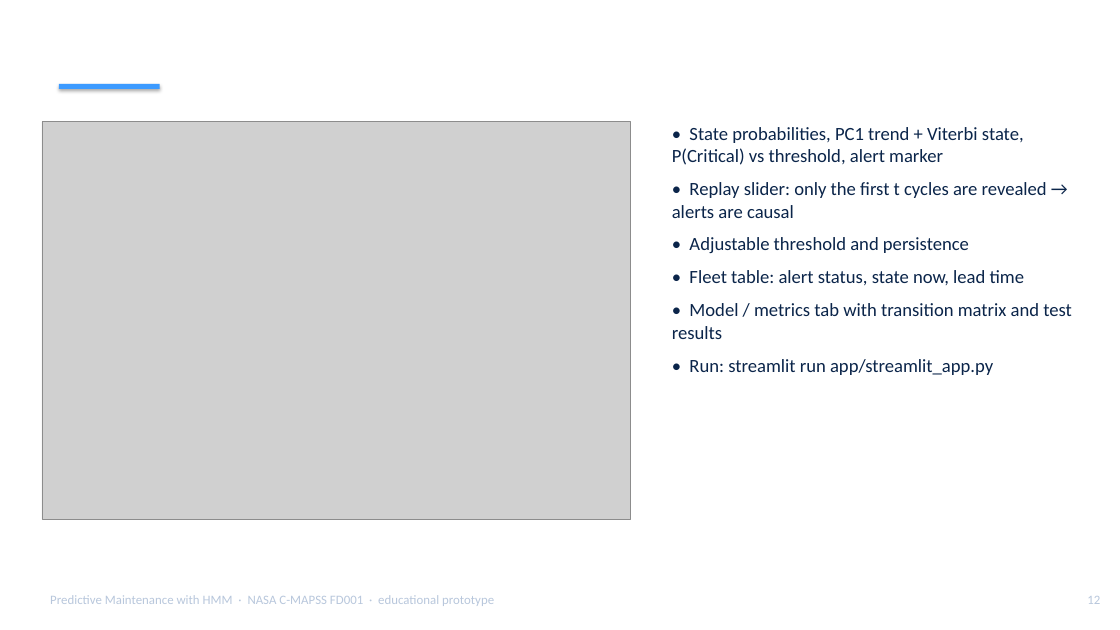
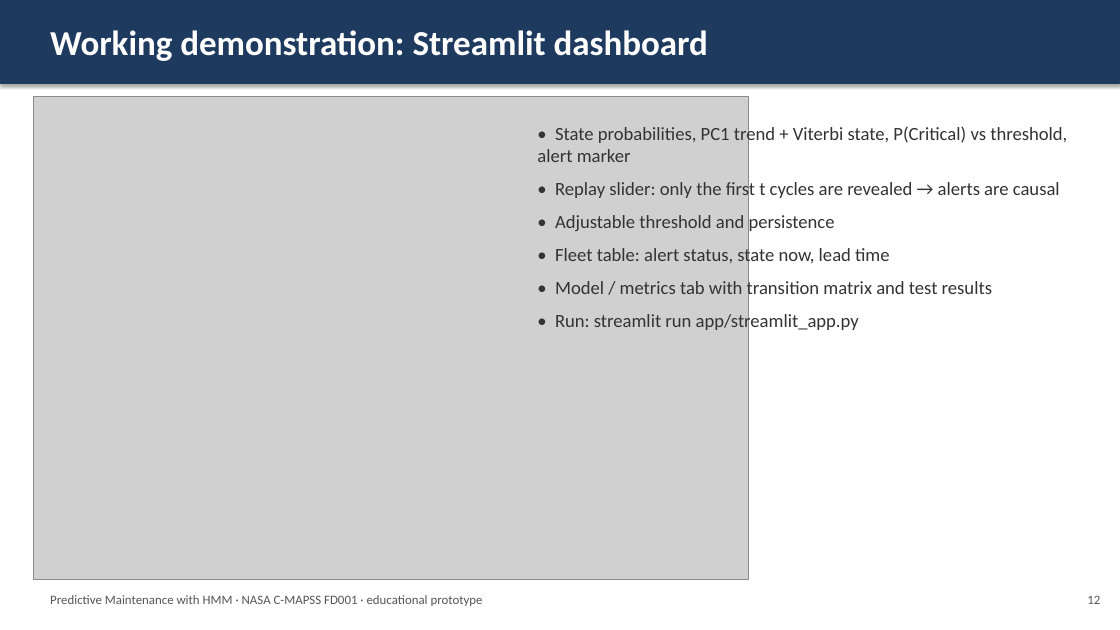
Before and after one commit to Ishita09-prog/predictive-maintenance-hmm, a slide deck: slide 12 of reports/Presentation.pptx. Drawn at 1120x630 pixels with LibreOffice and Linux fonts; fonts in the diff are those of the drawing; grey boxes stand for pictures; background and template pictures are left out. Boxes give left, top, right and bottom in pixels: in the first picture for what was removed or moved away, otherwise in the second. Text is boxed around its words. In the diff, an @@ line names an element or a change of style, - is before the commit and + after.

```diff
--- a/reports/Presentation.pptx
+++ b/reports/Presentation.pptx
@@ rectangle added at (0, 0, 1120, 84), fill #1F3A5F @@
@@ text "Working demonstration: Streamlit dashboard" rewrapped from (50, 25, 1059, 84) to (50, 30, 708, 61) @@
@@ rectangle removed at (59, 84, 160, 89) @@
@@ picture: place and size @@
-picture at (42, 122, 630, 519)
+picture at (34, 97, 749, 580)
@@ rounded rectangle removed at (34, 113, 639, 528) @@
@@ text "• State probabilities, PC1 trend ...": place and size @@
-text "• State probabilities, PC1 trend ..." at (672, 127, 1072, 375)
+text "• State probabilities, PC1 trend ..." at (537, 125, 1067, 333)
@@ text "• State probabilities, PC1 trend ..." at (537, 125, 1067, 333): text colour #0B254A to #333333 @@
@@ rounded rectangle removed at (647, 105, 1101, 542) @@
@@ text "Predictive Maintenance with HMM · ..." at (50, 595, 483, 606): text colour #B8C7DC to #555555 @@
@@ text "12" at (1087, 595, 1100, 604): text colour #B8C7DC to #555555 @@
```
Also in this commit, not shown: 13 other slides changed.
